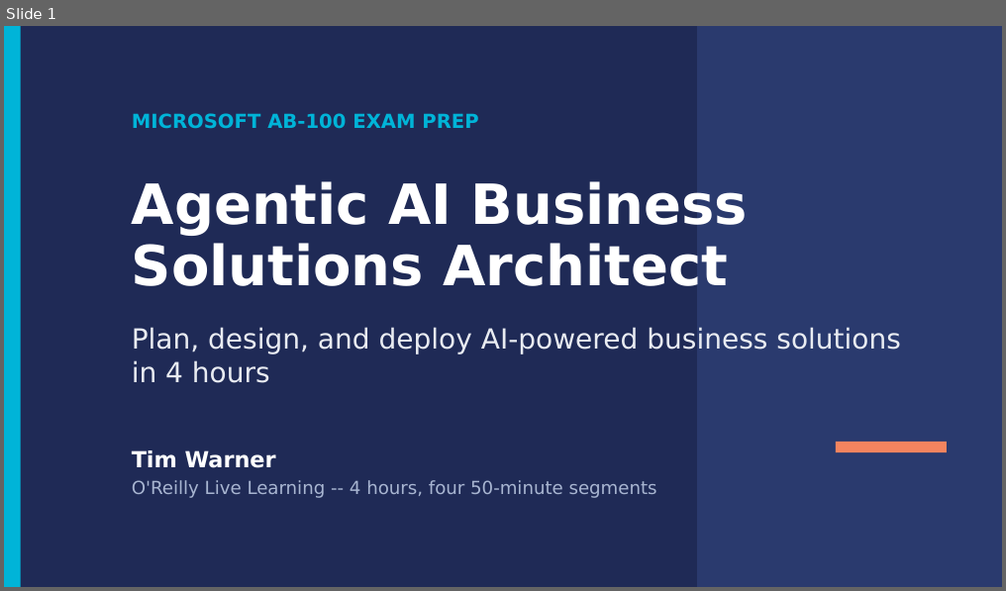
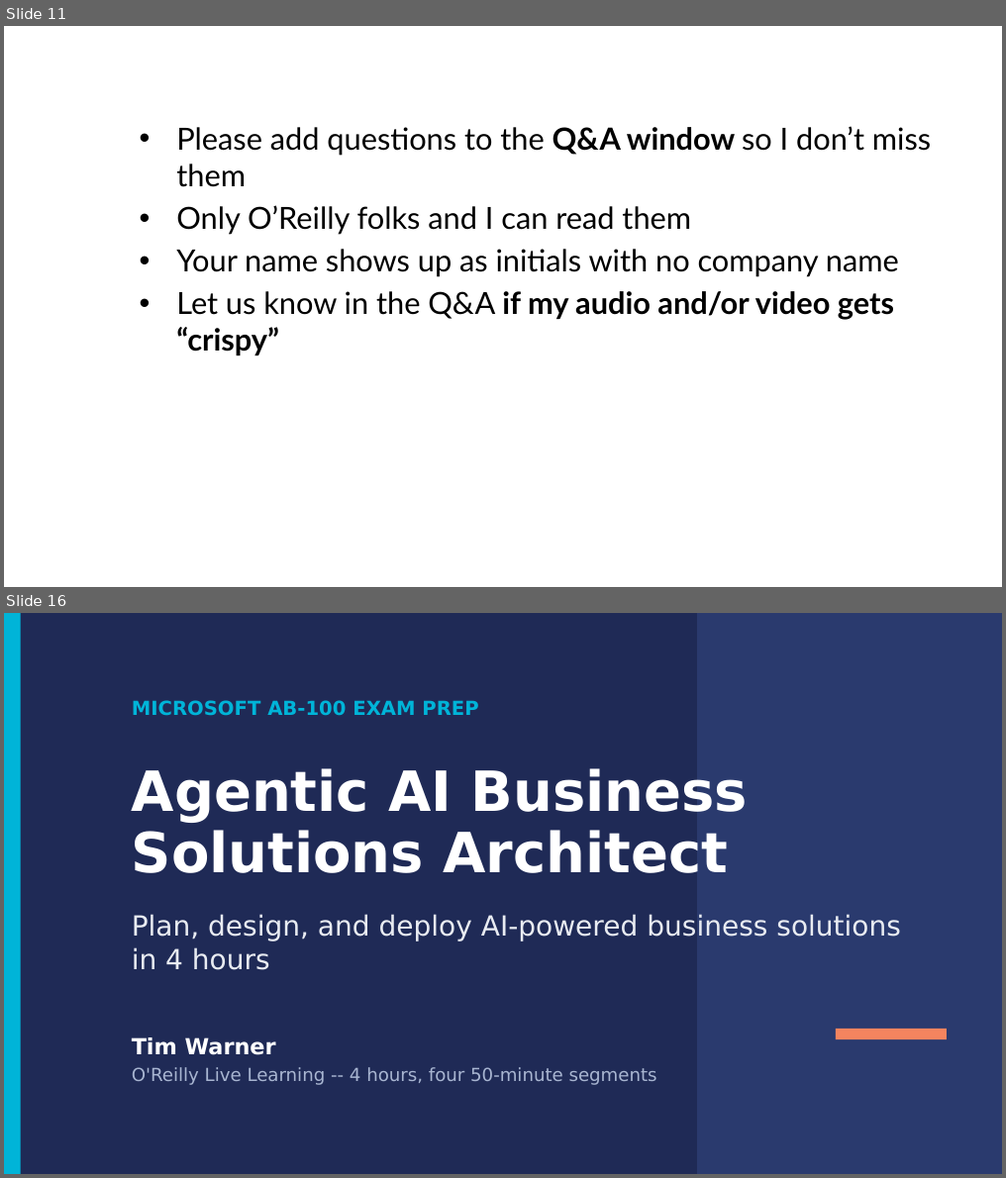
Before and after one commit to timothywarner-org/ab100, a slide deck: docs/ab100-course-deck-april-2026.pptx. Shown one above the other, each under a label of ours: slide 1 before the commit, slides 11 and 16 after it; the slides between them are not shown. The pictures are 1006x591 and 1006x1178 pixels, drawn with LibreOffice and Linux fonts; fonts in the diff are those of the drawing; background and template pictures are left out. Boxes give left, top, right and bottom in pixels: in the first picture for what was removed or moved away, otherwise in the second. Text is boxed around its words. In the diff, an @@ line names an element or a change of style, - is before the commit and + after.

```diff
--- a/docs/ab100-course-deck-april-2026.pptx
+++ b/docs/ab100-course-deck-april-2026.pptx
@@ slide 11 added at (4, 26, 1002, 587), background picture (left out) @@
@@ text added at (176, 126, 931, 356), 22 pt, text #000000 @@
+• Please add questions to the Q&A window so I don’t miss them
+• Only O’Reilly folks and I can read them
+• Your name shows up as initials with no company name
+• Let us know in the Q&A if my audio and/or video gets “crispy”
@@ title added at (327, 127, 456, 156), 36 pt, text #FFFFFF @@
+Questions?
@@ what was slide 1 is now slide 16 @@
```
Also in this commit, not shown: 14 other slides added.
